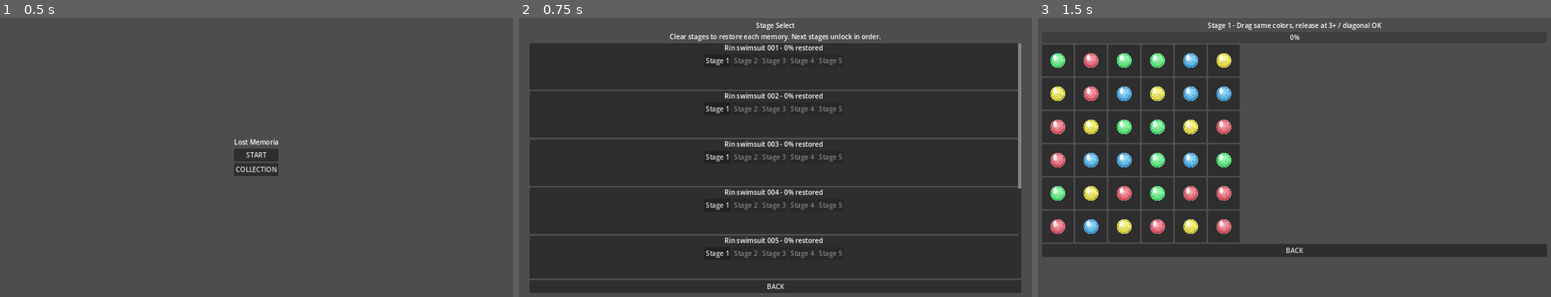
Above: before the commit, frames 1-3 (left to right).
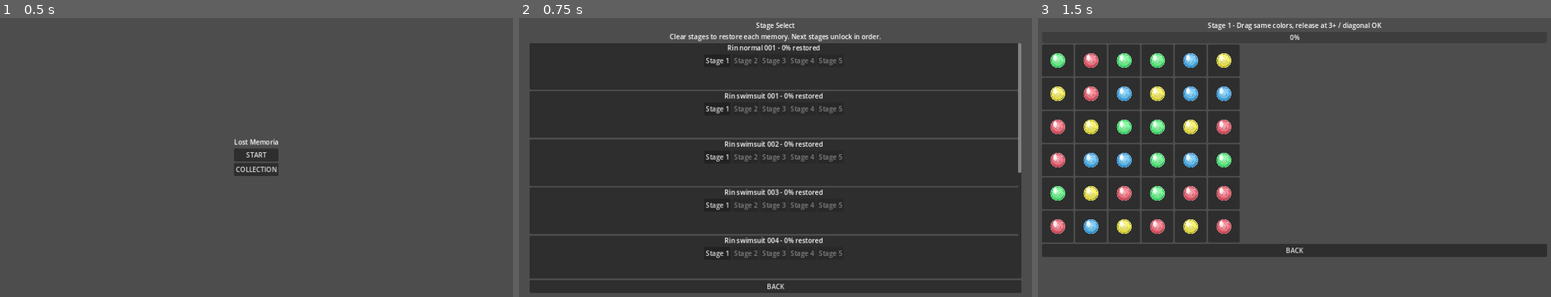
Above: after the commit, the same moments.

Repository: uzupiyo/Lost-Memoria
Game: Godot game, scene res://scenes/title/title.tscn
Two runs of this game, one before a commit and one after it. Both use one fixed random seed, a clock stepped at 60 frames per second and the inputs below.
Inputs:
- Up to frame 1 (0.5 s): no input
- Up to frame 2 (0.75 s): click "START" at 0.5 s
- Up to frame 3 (1.5 s): click "Stage 1" at 1.25 s

Frame 1 is identical in both runs. In frame 2, 0.3% of the frame differs, in the area x 40-98%, y 9-81%; in frame 3, nothing differs.

Commit message:
Register added WebP stills in game state

Diff:
--- a/scripts/game_state.gd
+++ b/scripts/game_state.gd
@@ -2,10 +2,18 @@
 
 const STILL_STAGE_COUNT: int = 5
 
-var selected_still_id: String = "rin_swimsuit_001"
+var selected_still_id: String = "rin_normal_001"
 var selected_stage_index: int = 0
 
 var stills: Dictionary = {
+	"rin_normal_001": {
+		"character": "Rin",
+		"situation": "normal",
+		"title": "Rin normal 001",
+		"image_path": "res://assets/stills/Rin/normal/Rin_normal_001.webp",
+		"unlocked_stages": 0,
+		"total_stages": STILL_STAGE_COUNT
+	},
 	"rin_swimsuit_001": {
 		"character": "Rin",
 		"situation": "swimsuit",
